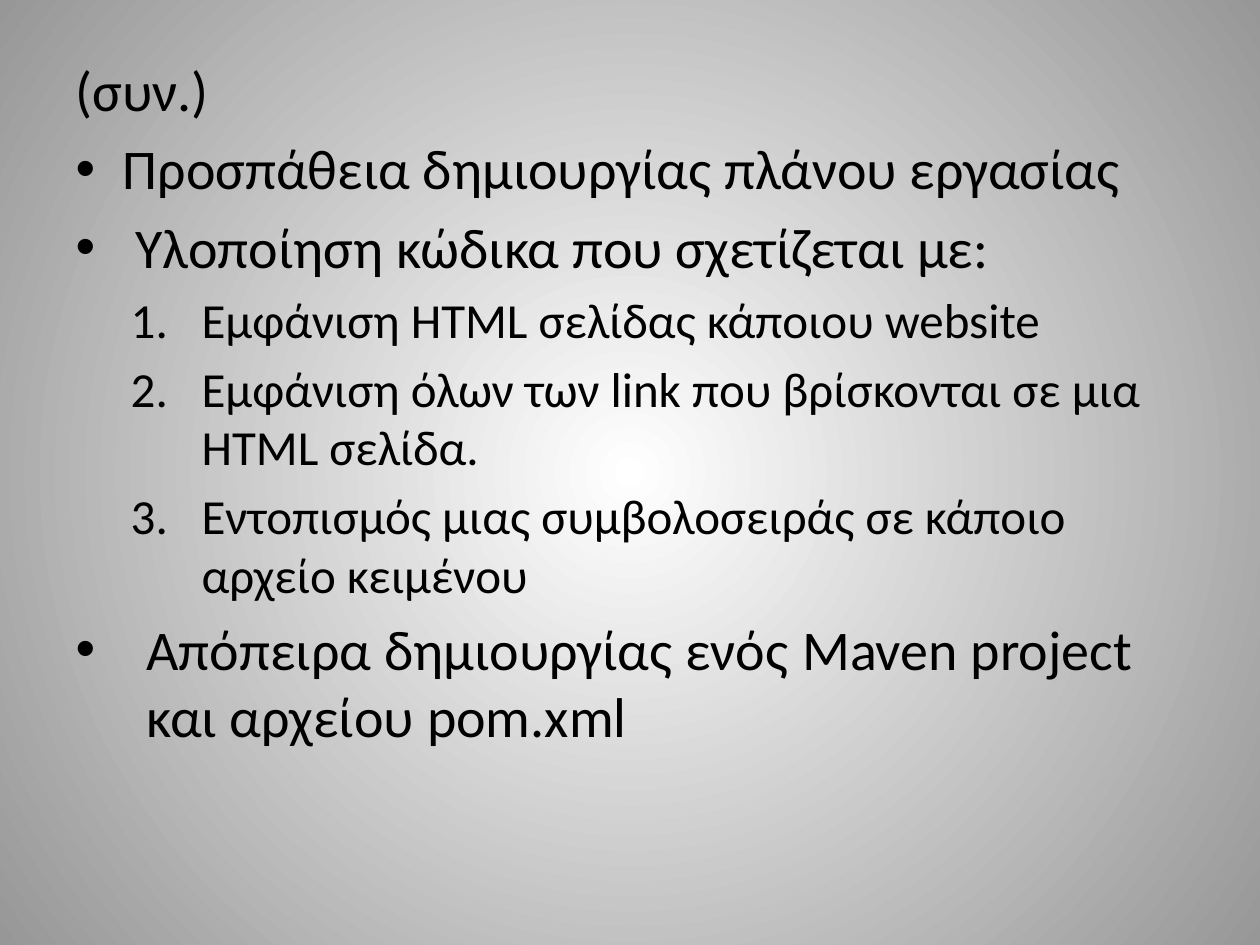
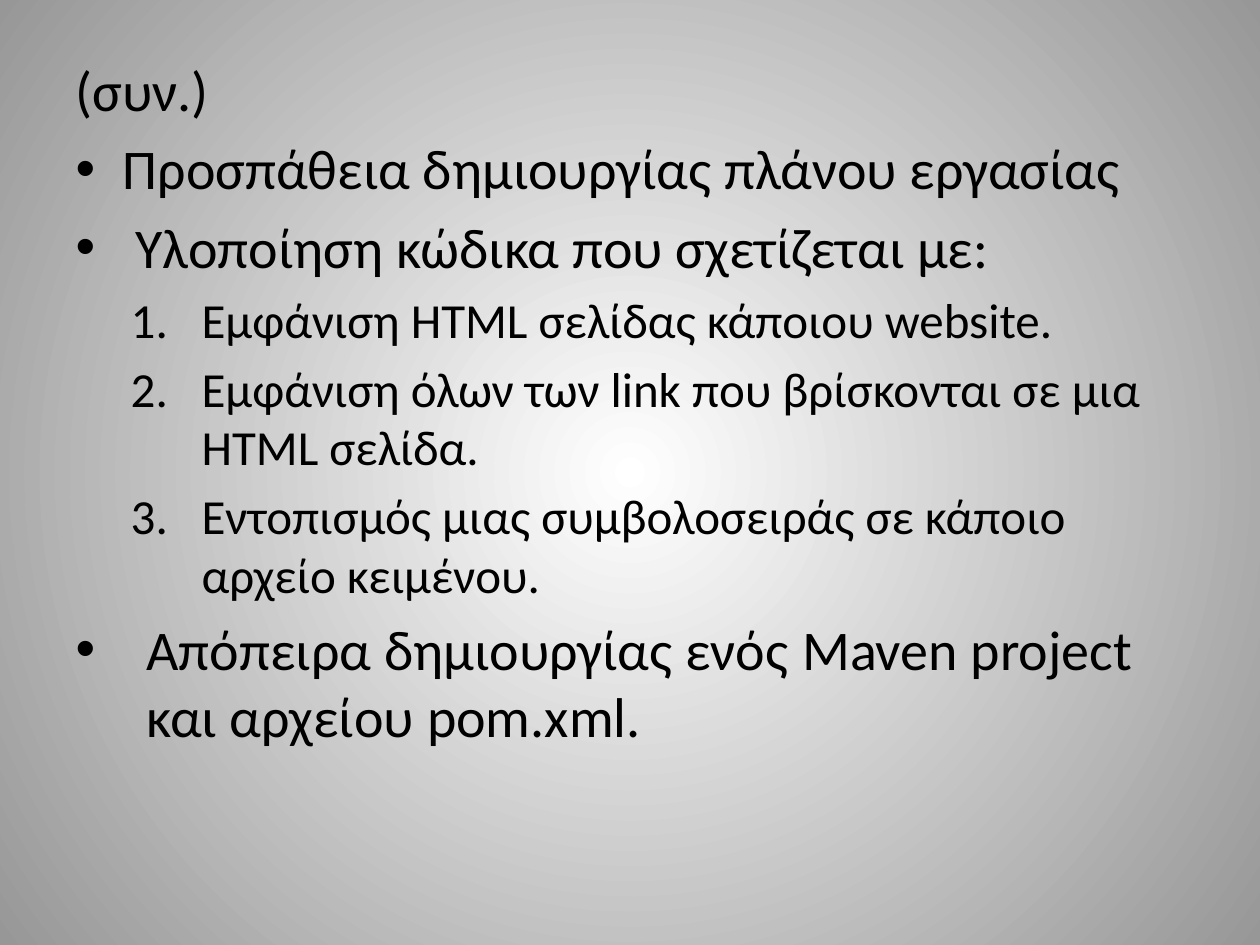
Before and after one commit to nikosgalanos/Java_Programming_2, a slide deck: slide 9 of Πρώτη παρουσίαση για την ομαδική εργασία του μαθήματος.pptx. Drawn at 1260x945 pixels with LibreOffice and Linux fonts; fonts in the diff are those of the drawing. Boxes give left, top, right and bottom in pixels: in the first picture for what was removed or moved away, otherwise in the second. Text is boxed around its words. In the diff, an @@ line names an element or a change of style, - is before the commit and + after.

```diff
--- a/Πρώτη παρουσίαση για την ομαδική εργασία του μαθήματος.pptx
+++ b/Πρώτη παρουσίαση για την ομαδική εργασία του μαθήματος.pptx
@@ text at (x1=202, y1=303, x2=1052, y2=346): text changed @@
-  1. Εμφάνιση HTML σελίδας κάποιου website
+  1. Εμφάνιση HTML σελίδας κάποιου website.
@@ text at (x1=146, y1=499, x2=1132, y2=747): text changed @@
-  3. Εντοπισμός μιας συμβολοσειράς σε κάποιο αρχείο κειμένου
-• Απόπειρα δημιουργίας ενός Maven project και αρχείου pom.xml
+  3. Εντοπισμός μιας συμβολοσειράς σε κάποιο αρχείο κειμένου.
+• Απόπειρα δημιουργίας ενός Maven project και αρχείου pom.xml.
```
Also in this commit, not shown: 5 other slides changed.
